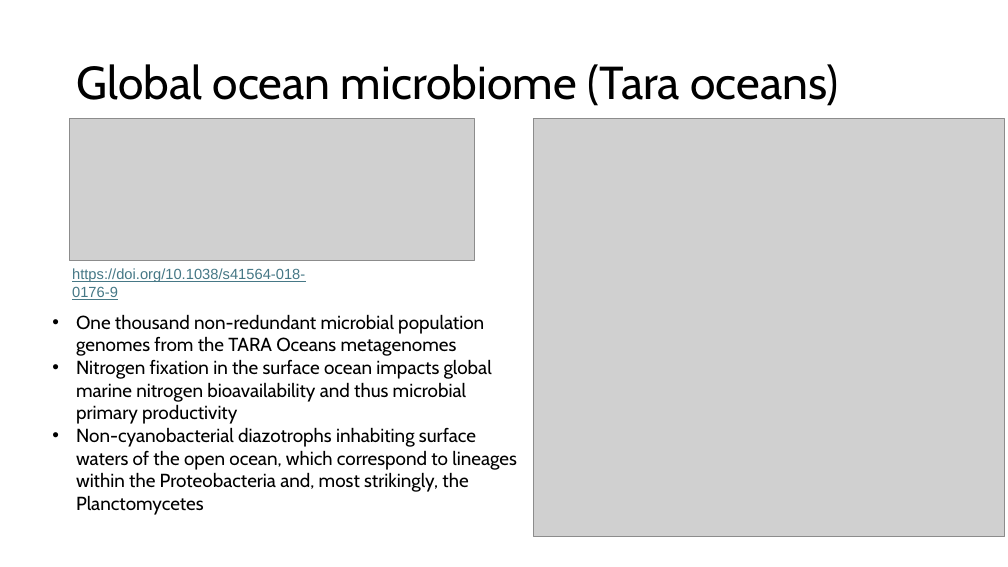
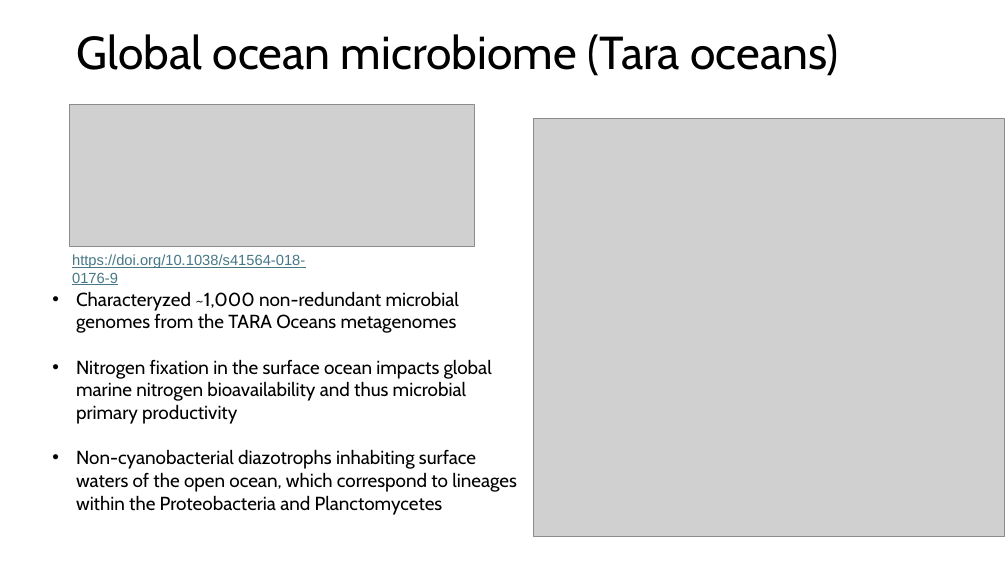
Before and after one commit to biosustain/dsp_metagenomics_training, a slide deck: slide 13 of course_contents/IntroMetagenomics.pptx (slide 12 before the commit). Drawn at 1008x567 pixels with LibreOffice and Linux fonts; fonts in the diff are those of the drawing; grey boxes stand for pictures. Boxes give left, top, right and bottom in pixels: in the first picture for what was removed or moved away, otherwise in the second. Text is boxed around its words. In the diff, an @@ line names an element or a change of style, - is before the commit and + after.

```diff
--- a/course_contents/IntroMetagenomics.pptx
+++ b/course_contents/IntroMetagenomics.pptx
@@ title "Global ocean microbiome (Tara oceans)": place and size @@
-title "Global ocean microbiome (Tara oceans)" at [77, 64, 838, 106]
+title "Global ocean microbiome (Tara oceans)" at [77, 34, 838, 76]
@@ picture: place and size @@
-picture at [70, 119, 475, 261]
+picture at [70, 104, 475, 247]
@@ text "https://doi.org/10.1038/s41564-018-0176-9": place and size @@
-text "https://doi.org/10.1038/s41564-018-0176-9" at [72, 268, 305, 300]
+text "https://doi.org/10.1038/s41564-018-0176-9" at [72, 254, 305, 285]
@@ text "Characteryzed ~1,000 non-redundant microbial genomes ...": place and size @@
-text "Characteryzed ~1,000 non-redundant microbial genomes ..." at [76, 314, 517, 515]
+text "Characteryzed ~1,000 non-redundant microbial genomes ..." at [76, 291, 517, 515]
@@ text at [76, 291, 459, 333]: text changed @@
-• One thousand non-redundant microbial population genomes from the TARA Oceans metagenomes
+• Characteryzed ~1,000 non-redundant microbial genomes from the TARA Oceans metagenomes
@@ text at [76, 449, 517, 515]: text changed @@
-• Non-cyanobacterial diazotrophs inhabiting surface waters of the open ocean, which correspond to lineages within the Proteobacteria and, most strikingly, the Planctomycetes
+• Non-cyanobacterial diazotrophs inhabiting surface waters of the open ocean, which correspond to lineages within the Proteobacteria and Planctomycetes
```
Also in this commit, not shown: 20 other slides changed, 9 slides added, 1 slide removed, 1 other file.
